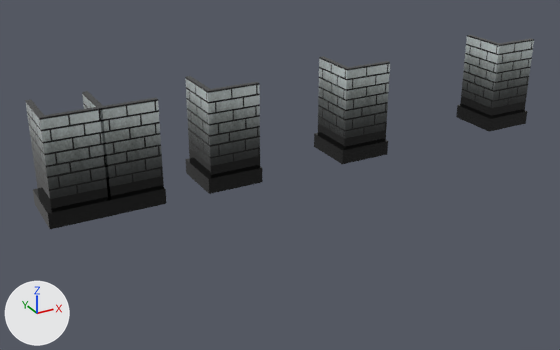
The FBX model ImporterExporterFBXexporter/FBXexporter/corner_reverse.fbx, before and after one commit.
Both versions are drawn from a 50 mm lens placed at (-0.029, -0.1298, 0.0624), pointed at (0.036, -0.0117, 0.0034). Arrows for +X, +Y and +Z are at lower left; the lights stay in place.

Objects in the first picture: 'corner_reverse', 'thing1', 'thing2', 'thing3', 'thing4'.
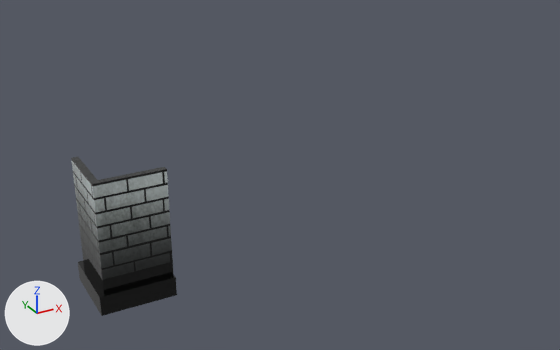
Location of each change, (x1, y1, x2, y2) in pixels of the pictures (560 x 350 px):
```json
{"object": "corner_reverse", "change": "moved", "before": [25, 100, 114, 229], "after": [71, 157, 177, 316]}
{"object": "thing2", "change": "deleted", "before": [185, 76, 263, 194]}
{"object": "thing3", "change": "deleted", "before": [314, 56, 390, 164]}
{"object": "thing1", "change": "deleted", "before": [82, 91, 166, 215]}
{"object": "thing4", "change": "deleted", "before": [456, 35, 534, 132]}
```

Scene script edits in JSON lines:
```json
{"op": "remove", "block": "ob_thing2", "code": ["ob_thing2 = bpy.data.objects.new('thing2', me_mesh)", "ob_thing2.parent = ob_thing1", "ob_thing2.location = (2.0, 0.0, 0.0)"]}
{"op": "remove", "block": "ob_thing1", "code": ["ob_thing1 = bpy.data.objects.new('thing1', me_mesh)", "ob_thing1.parent = ob_corner_reverse", "ob_thing1.location = (1.0, 0.0, 0.0)"]}
{"op": "set", "path": "ob_corner_reverse.location", "old": "(0.0, 0.0, 0.0)", "new": "(0.0, -0.03, 0.0)"}
{"op": "remove", "block": "ob_thing4", "code": ["ob_thing4 = bpy.data.objects.new('thing4', me_mesh)", "ob_thing4.parent = ob_thing3", "ob_thing4.location = (4.0, 0.0, 0.0)"]}
{"op": "remove", "block": "ob_thing3", "code": ["ob_thing3 = bpy.data.objects.new('thing3', me_mesh)", "ob_thing3.parent = ob_thing2", "ob_thing3.location = (3.0, 0.0, 0.0)"]}
```
